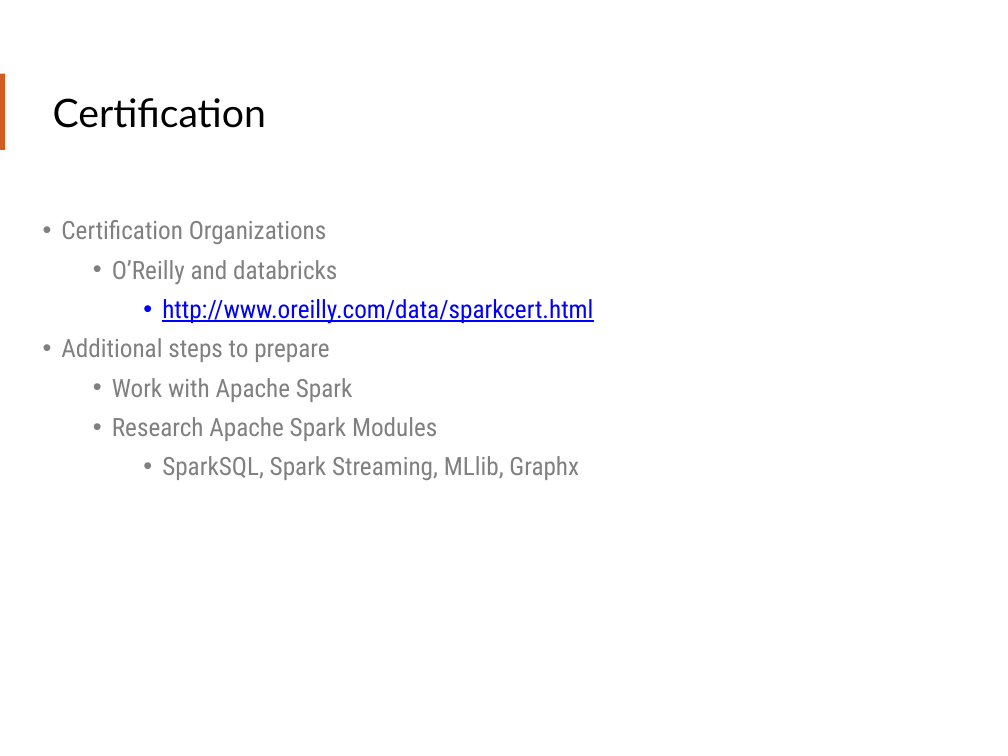
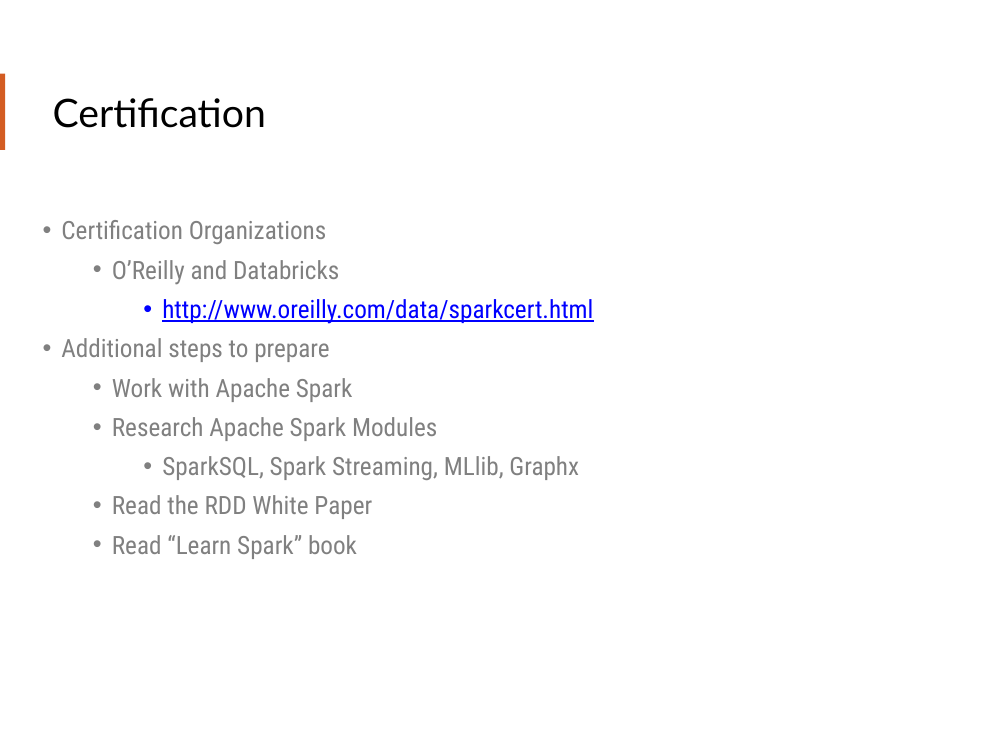
Before and after one commit to teamclairvoyant/intro-to-spark, a slide deck: slide 81 of Intro to Apache Spark Slides.pptx (slide 79 before the commit). Drawn at 1008x756 pixels with LibreOffice and Linux fonts; fonts in the diff are those of the drawing. Boxes give left, top, right and bottom in pixels: in the first picture for what was removed or moved away, otherwise in the second. Text is boxed around its words. In the diff, an @@ line names an element or a change of style, - is before the commit and + after.

```diff
--- a/Intro to Apache Spark Slides.pptx
+++ b/Intro to Apache Spark Slides.pptx
@@ text at (112, 260, 339, 285): text changed @@
-  • O’Reilly and databricks
+  • O’Reilly and Databricks
@@ text at (112, 495, 372, 559): paragraphs added @@
+  • Read the RDD White Paper
+  • Read “Learn Spark” book
```
Also in this commit, not shown: 20 other slides changed, 3 slides added, 1 slide removed.
